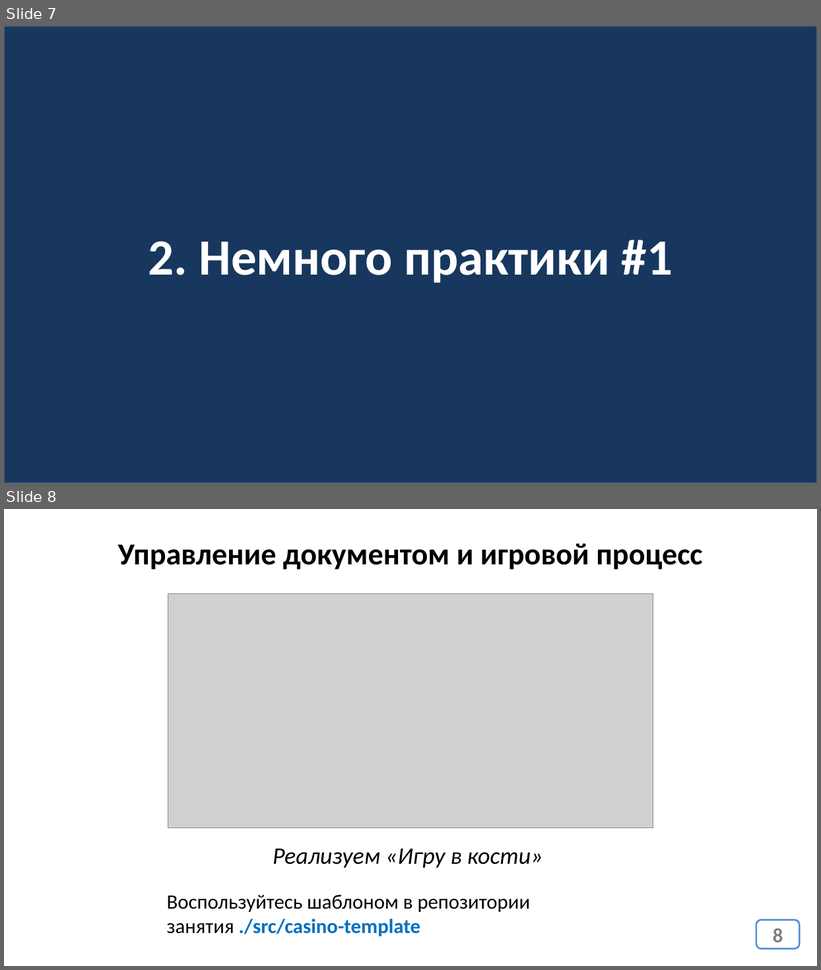
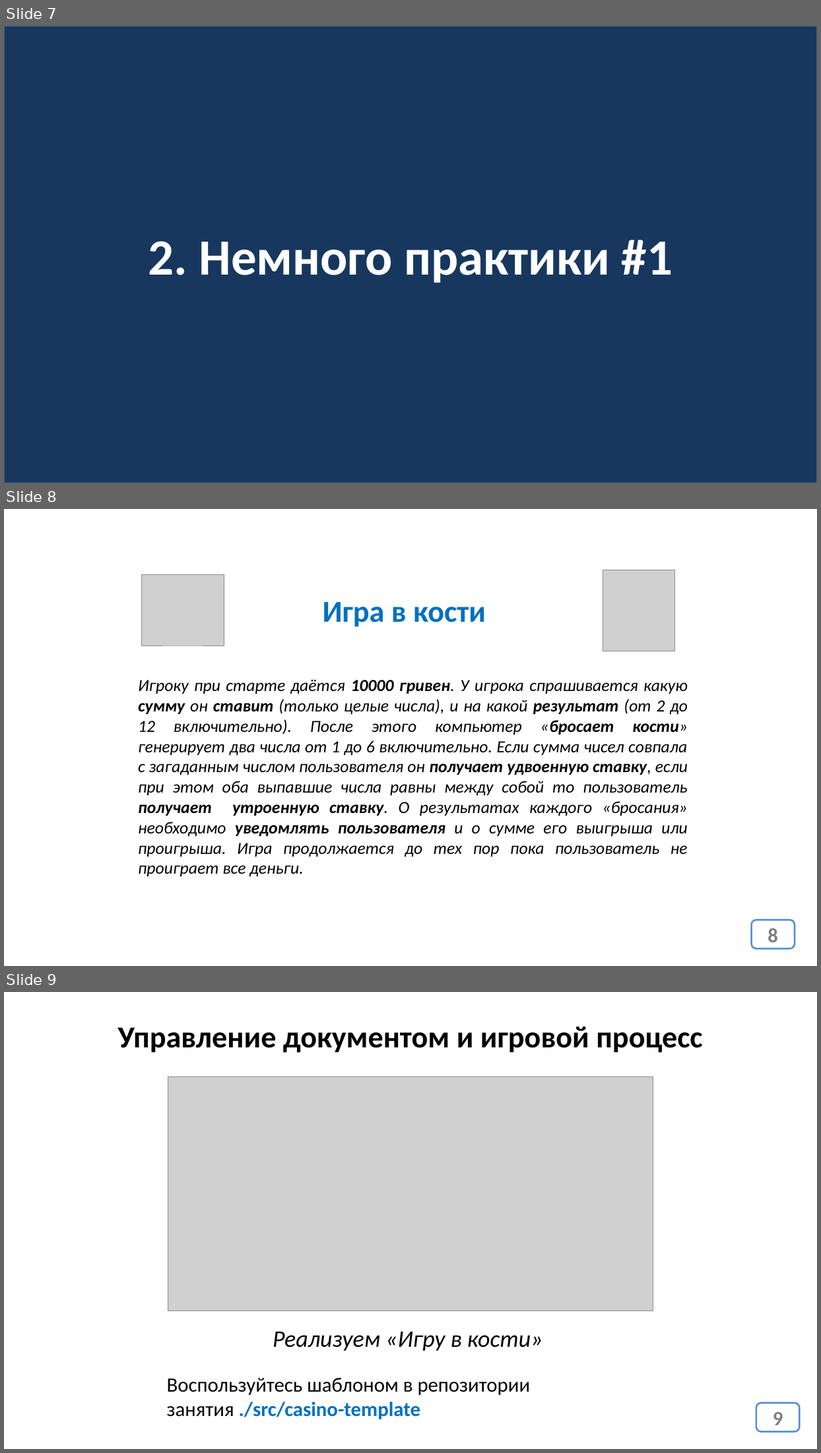
Before and after one commit to web33-ortdnipro/lesson23, a slide deck: lesson23.pptx. Shown one above the other, each under a label of ours: slides 7 and 8 before the commit, slides 7, 8 and 9 after it. The pictures are 821x970 and 821x1453 pixels, drawn with LibreOffice and Linux fonts; fonts in the diff are those of the drawing; grey boxes stand for pictures. Boxes give left, top, right and bottom in pixels: in the first picture for what was removed or moved away, otherwise in the second. Text is boxed around its words. In the diff, an @@ line names an element or a change of style, - is before the commit and + after.

```diff
--- a/lesson23.pptx
+++ b/lesson23.pptx
@@ slide 8 added at [4,509,817,966], background #FFFFFF @@
@@ picture added at [142,574,224,646] @@
@@ picture added at [603,570,675,652] @@
@@ text added at [323,602,486,627], 36 pt, text #0070C0, bold @@
+Игра в кости
@@ text added at [138,679,688,877], 20 pt, text #000000, italic @@
+Игроку при старте даётся 10000 гривен. У игрока спрашивается какую сумму он ставит (только целые числа), и на какой результат (от 2 до 12 включительно). После этого компьютер «бросает кости» генерирует два числа от 1 до 6 включительно. Если сумма чисел совпала с загаданным числом пользователя он получает удвоенную ставку, если при этом оба выпавшие числа равны между собой то пользователь получает утроенную ставку. О результатах каждого «бросания» необходимо уведомлять пользователя и о сумме его выигрыша или проигрыша. Игра продолжается до тех пор пока пользователь не проиграет все деньги.
@@ page number added at [752,920,795,949], fill #FFFFFF, outline #558ED5 2 pt, 24 pt, text #808080, bold @@
+8
@@ what was slide 8 is now slide 9 @@
@@ page number at [773,1412,783,1426]: text changed @@
-8
+9
```
Also in this commit, not shown: 1 other file.
